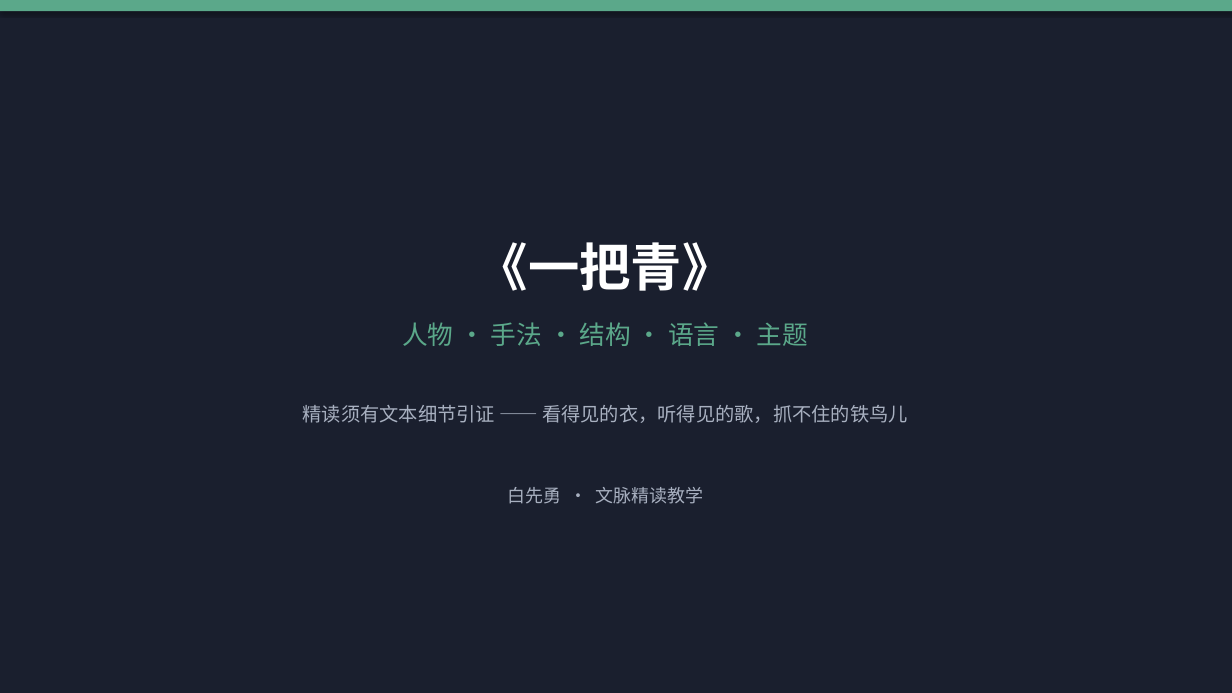
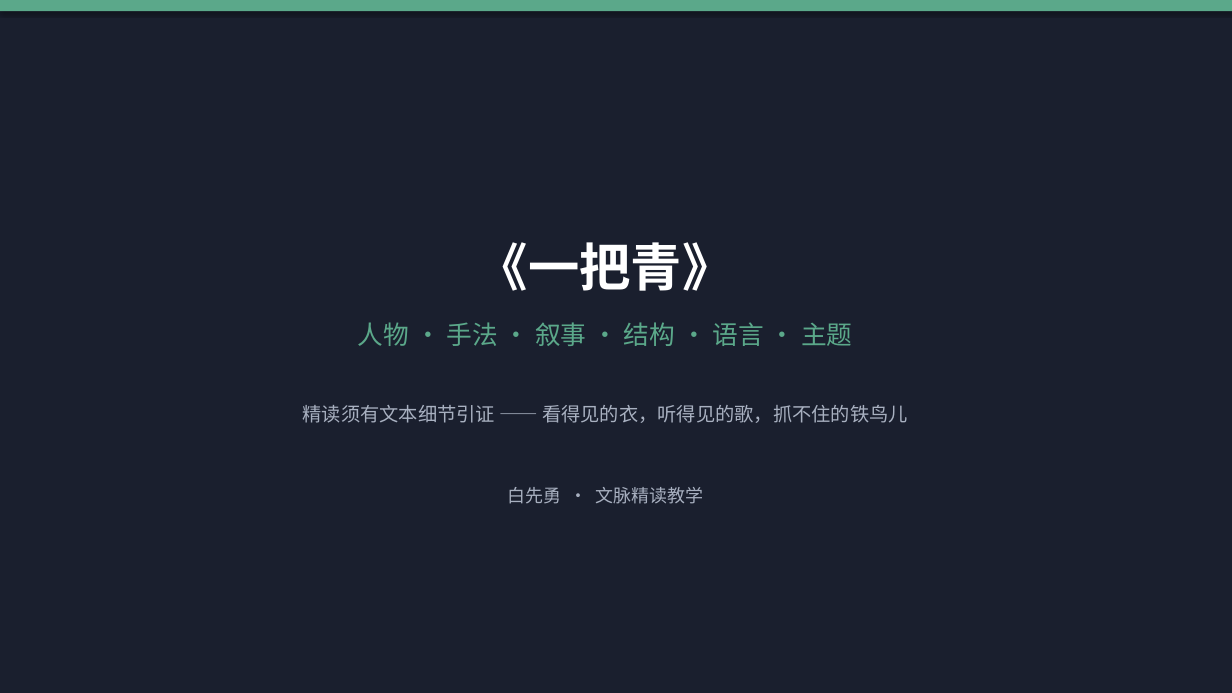
Before and after one commit to cuijinqueen-cyber/IBDP-Chinese-A, a slide deck: slide 28 of YiBaQing_CloseReading_PPT.pptx (slide 23 before the commit). Drawn at 1232x693 pixels with LibreOffice and Linux fonts; fonts in the diff are those of the drawing. Boxes give left, top, right and bottom in pixels: in the first picture for what was removed or moved away, otherwise in the second. Text is boxed around its words. In the diff, an @@ line names an element or a change of style, - is before the commit and + after.

```diff
--- a/YiBaQing_CloseReading_PPT.pptx
+++ b/YiBaQing_CloseReading_PPT.pptx
@@ text at <box>358,322,852,346</box>: text changed @@
-人物 · 手法 · 结构 · 语言 · 主题
+人物 · 手法 · 叙事 · 结构 · 语言 · 主题
```
Also in this commit, not shown: 10 other slides changed, 5 slides added, 2 other files.
